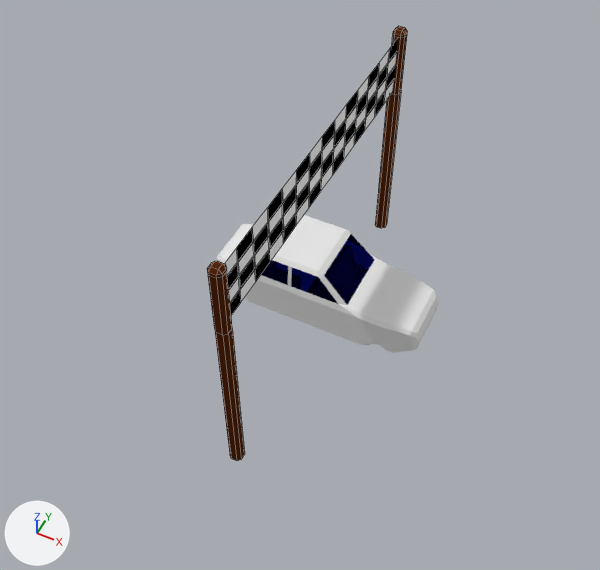
Before and after pictures for a commit that changed the Blender file Assets/Models/models.blend.
Rendered twice from a 50 mm camera at (6.12, -13.32, 17.09) aimed at (-0.06, -0.97, 1.65). Every picture has the same lights, and +X, +Y and +Z are marked at lower left. Mesh edges are drawn as thin lines on the coarser meshes.

Objects in the first picture: 'Car', 'Finish Line'.
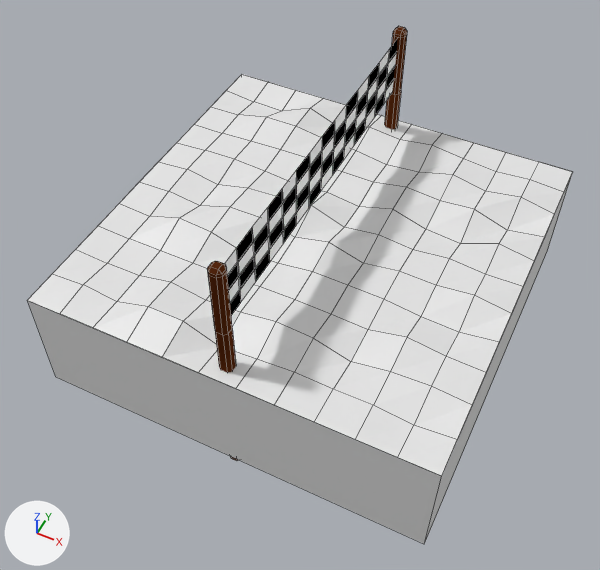
Where the change shows, as pixel boxes (x1, y1, x2, y2) in the pictures (600 x 570 px):
'Water', added
    after: (27, 74, 572, 544)
'Car', unchanged, covered by the edit
    before: (217, 215, 438, 353)

Patch to the scene script:
```diff
--- a/Assets/Models/models.blend.py
+++ b/Assets/Models/models.blend.py
@@ me_water @@
+me_water.from_pydata(...)  # 152 vertices, 126 faces; spans x -5.0..5.0, y -0.3..3.0, z -5.0..5.0
@@ ob_water @@
+ob_water = bpy.data.objects.new('Water', me_water)
+ob_water.location = (0.0, 0.0, 0.0)
+ob_water.rotation_euler = (1.571, 0.0, 0.0)  # degrees (90, 0, 0)
```
